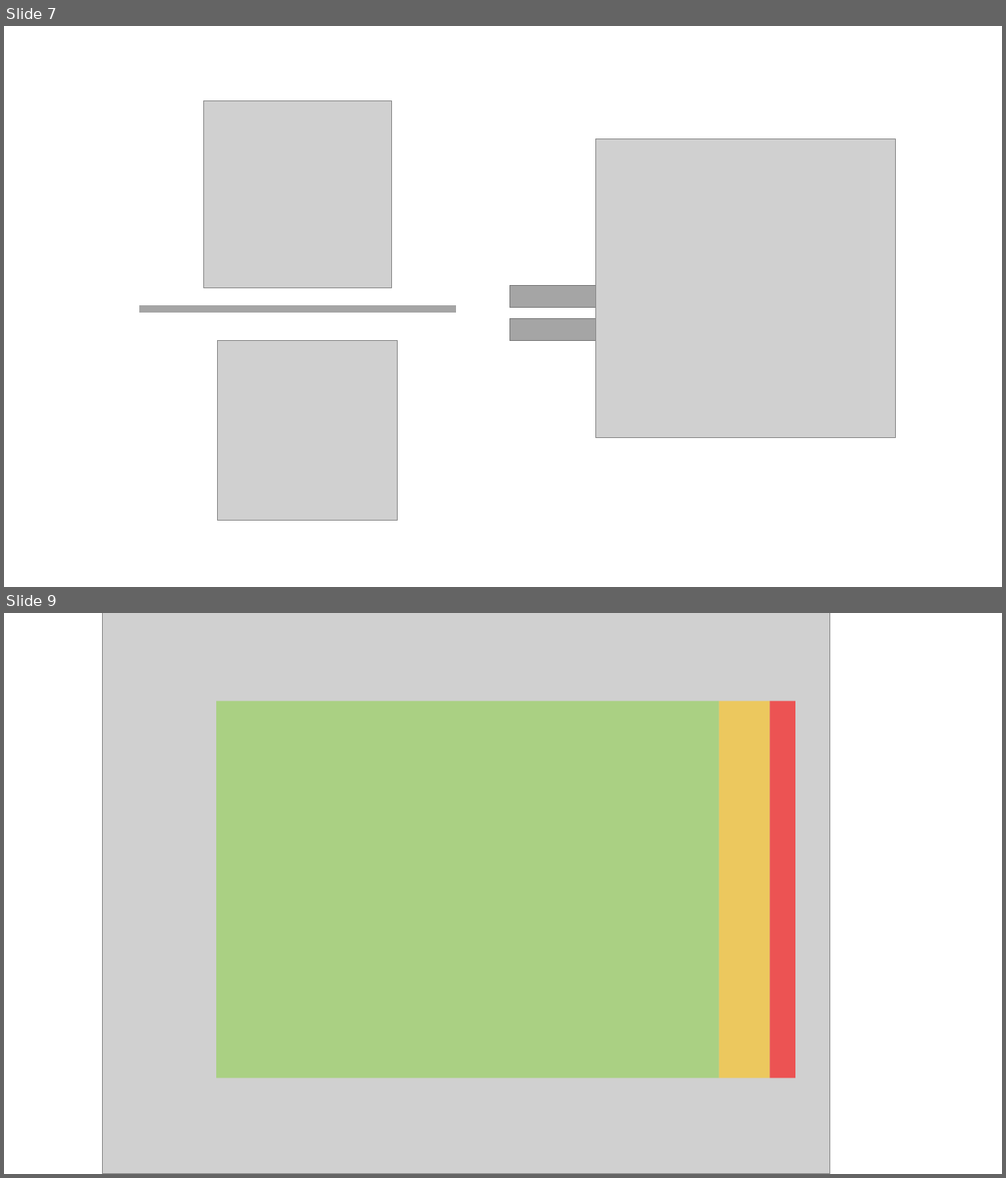
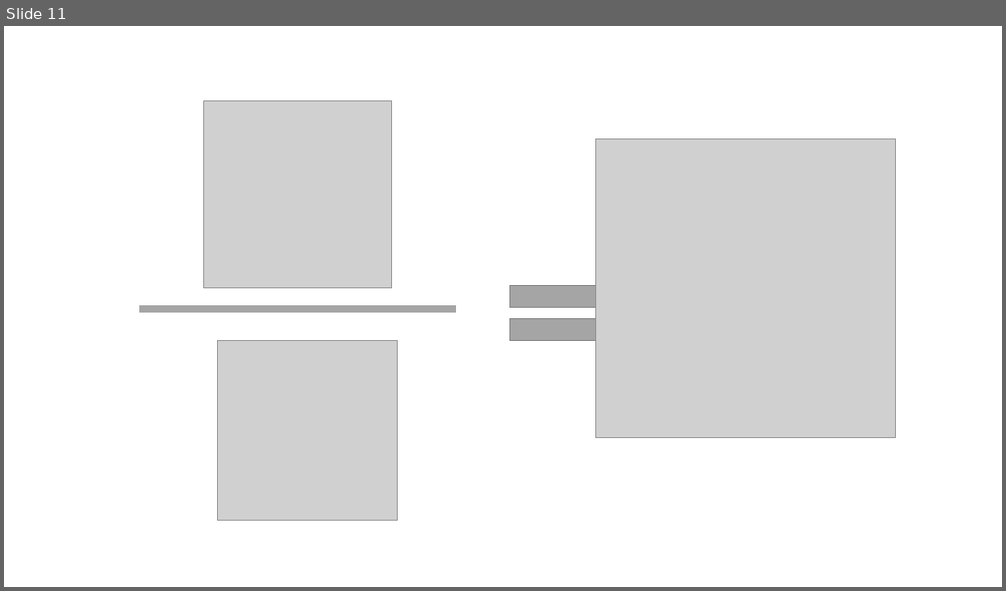
Before and after one commit to 1Jaroslav1/SAD_P1, a slide deck: Problem2/SAD_Problem_2.pptx. Shown one above the other, each under a label of ours: slides 7 and 9 before the commit, slide 11 after it; the slides between them are not shown. The pictures are 1006x1178 and 1006x591 pixels, drawn with LibreOffice and Linux fonts; fonts in the diff are those of the drawing; grey boxes stand for pictures. Boxes give left, top, right and bottom in pixels: in the first picture for what was removed or moved away, otherwise in the second. Text is boxed around its words. In the diff, an @@ line names an element or a change of style, - is before the commit and + after.

```diff
--- a/Problem2/SAD_Problem_2.pptx
+++ b/Problem2/SAD_Problem_2.pptx
@@ slide 9 removed at bbox=[4, 613, 1002, 1174], background #FFFFFF @@
@@ picture removed at bbox=[102, 613, 829, 1174] @@
@@ rectangle removed at bbox=[216, 701, 720, 1079] @@
@@ rectangle removed at bbox=[719, 701, 769, 1079] @@
@@ rectangle removed at bbox=[769, 701, 795, 1079] @@
@@ what was slide 7 is now slide 11 @@
```
Also in this commit, not shown: 2 slides changed, 15 slides added, 3 other slides removed, 15 other files.
